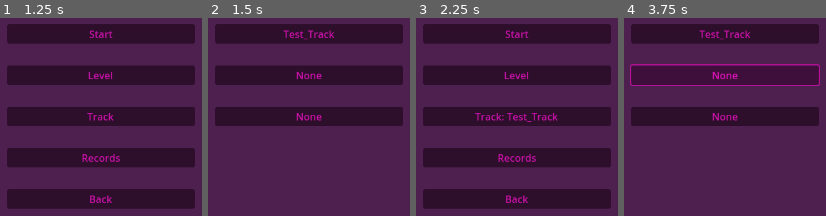
Above: before the commit, frames 1-4 (left to right).
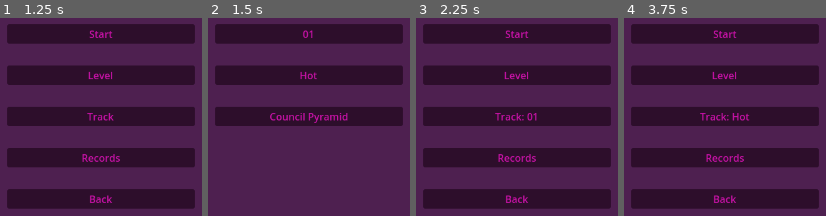
Above: after the commit, the same moments.

Repository: gostok/GDGY-1.0-
Game: Godot game, scene res://all_scenes/menu_scenes/main_menu/main_menu.tscn
Two runs of this game, one before a commit and one after it. Both use one fixed random seed, a clock stepped at 60 frames per second and the inputs below.
Inputs (mouse positions are in pixels of both pictures, inside the frame that each line leads up to):
- Up to frame 1 (1.25 s): click "Play Menu" at 0.5 s
- Up to frame 2 (1.5 s): click "Track" at 1.25 s
- Up to frame 3 (2.25 s): click "Test_Track" (after the commit: "01") at 2 s
- Up to frame 4 (3.75 s): click "Track: Test_Track" (after the commit: "Track: 01") at 2.75 s; click (725, 75) at 3.5 s, where only the run before the commit has a clickable "None"

Frame 1 is identical in both runs. In frame 2, 1.7% of the frame differs, in the area x 30-70%, y 6-54%; in frame 3, 0.9%; in frame 4, 21%, in the area x 2-98%, y 6-97%.
Error in both runs: Invalid type in function '_show_tracks_for_level' in base 'CanvasLayer (track_menu.gd)'. Cannot convert argument 1 from Nil to String. (res://all_scenes/menu_s…

Commit message:
new track - 'Council_Pyramid'

Diff:
--- /dev/null
+++ b/all_scenes/levels/light_lvl/council_pyramid/council_pyramid.tscn
@@ -0,0 +1,40 @@
+[gd_scene load_steps=3 format=3 uid="uid://dixbpkr8dfnd3"]
+
+[ext_resource type="Script" path="res://all_scenes/levels/light_lvl/council_pyramid/council_pyramid.gd" id="1_7bntn"]
+[ext_resource type="PackedScene" uid="uid://ci8trx1sym8te" path="res://bike/scripts/biker.tscn" id="2_7vqfd"]
+
+[node name="Council_Pyramid" type="Node2D"]
+script = ExtResource("1_7bntn")
+
+[node name="StaticBody2D" type="StaticBody2D" parent="."]
+collision_mask = 11
+
+[node name="Line2D" type="Line2D" parent="StaticBody2D"]
+points = PackedVector2Array(13.4339, 588.112, 73.8419, 588.584, 146.048, 588.584, 206.928, 587.168, 259.785, 566.875, 315.002, 547.526, 360.308, 522.985, 397.591, 494.197, 435.818, 473.432, 460.358, 448.419, 508.811, 416.327, 560.724, 372.437, 591.4, 342.233, 629.155, 324.299, 656.055, 283.713, 685.787, 252.565, 712.216, 280.881, 739.116, 318.636, 777.5, 330, 833.5, 369, 872, 421.5, 890.5, 438, 920.333, 451.5, 968.333, 472, 1011.33, 497, 1060.33, 511.5, 1113.83, 520.5, 1156.33, 521.5, 1193.92, 530.482, 1248.27, 531.373)
+width = 1.0
+default_color = Color(0, 1, 0.501961, 1)
+
+[node name="collision" type="CollisionPolygon2D" parent="StaticBody2D"]
+build_mode = 1
+
+[node name="UpperLine2D" type="Line2D" parent="."]
+width = 1.0
+default_color = Color(0, 1, 0.501961, 1)
+
+[node name="Biker" parent="." instance=ExtResource("2_7vqfd")]
+position = Vector2(127.193, 515.959)
+
+[node name="Label2" type="Label" parent="."]
+self_modulate = Color(0.313726, 0.2, 0.858824, 1)
+offset_left = 651.488
+offset_top = 277.227
+offset_right = 789.488
+offset_bottom = 404.227
+scale = Vector2(0.5, 0.5)
+theme_override_colors/font_shadow_color = Color(0, 0, 0, 1)
+text = "Мы
+как будто живем
+в комнате,
+где на стене
+висит плакат."
+horizontal_alignment = 1
--- /dev/null
+++ b/all_scenes/levels/light_lvl/hot_lvl/hot_level.gd
@@ -0,0 +1 @@
+extends BaseScenes_line
--- a/all_scenes/levels/hot_lvl/hot_level.tscn
+++ b/all_scenes/levels/light_lvl/hot_lvl/hot_level.tscn
@@ -1,6 +1,6 @@
 [gd_scene load_steps=3 format=3 uid="uid://dctsuqdwcbwtp"]
 
-[ext_resource type="Script" path="res://all_scenes/levels/hot_lvl/hot_level.gd" id="1_8ni4v"]
+[ext_resource type="Script" path="res://all_scenes/levels/light_lvl/hot_lvl/hot_level.gd" id="1_8ni4v"]
 [ext_resource type="PackedScene" uid="uid://ci8trx1sym8te" path="res://bike/scripts/biker.tscn" id="2_sagni"]
 
 [node name="hot_level" type="Node2D"]
--- a/all_scenes/test_scene/test_scene.tscn
+++ b/all_scenes/levels/light_lvl/test_scene/test_scene.tscn
@@ -1,7 +1,7 @@
 [gd_scene load_steps=3 format=3 uid="uid://duyjqxp4t2gpt"]
 
 [ext_resource type="PackedScene" uid="uid://ci8trx1sym8te" path="res://bike/scripts/biker.tscn" id="1_sxux5"]
-[ext_resource type="Script" path="res://all_scenes/test_scene/test_scene.gd" id="1_xh2or"]
+[ext_resource type="Script" path="res://all_scenes/levels/light_lvl/test_scene/test_scene.gd" id="1_xh2or"]
 
 [node name="Test_scene" type="Node2D"]
 script = ExtResource("1_xh2or")
--- a/all_scenes/menu_scenes/play_menu/play_menu.gd
+++ b/all_scenes/menu_scenes/play_menu/play_menu.gd
@@ -30,5 +30,9 @@
 
 	if selected_track:
 		match  selected_track:
-			"Test_Track":
-				get_tree().change_scene_to_file("res://all_scenes/test_scene/test_scene.tscn")
+			"01":
+				get_tree().change_scene_to_file("res://all_scenes/levels/light_lvl/test_scene/test_scene.tscn")
+			"Hot":
+				get_tree().change_scene_to_file("res://all_scenes/levels/light_lvl/hot_lvl/hot_level.tscn")
+			"Council_Pyramid":
+				get_tree().change_scene_to_file("res://all_scenes/levels/light_lvl/council_pyramid/council_pyramid.tscn")
--- a/all_scenes/menu_scenes/play_menu/track_menu/track_menu.gd
+++ b/all_scenes/menu_scenes/play_menu/track_menu/track_menu.gd
@@ -25,11 +25,19 @@
 			heavy_tracks.visible = true
 
 
-func _on_test_track_pressed() -> void:
-	_save_selected_track("Test_Track")
-
-
 func _save_selected_track(track_name: String):
 	get_tree().get_root().set_meta("selected_track", track_name)
 
 	get_tree().change_scene_to_file("res://all_scenes/menu_scenes/play_menu/play_menu.tscn")
+
+
+func _on_test_track_pressed() -> void:
+	_save_selected_track("01")
+
+
+func _on_hot_pressed() -> void:
+	_save_selected_track("Hot")
+
+
+func _on_council_pyramid_pressed() -> void:
+	_save_selected_track("Council_Pyramid")
--- a/all_scenes/menu_scenes/play_menu/track_menu/track_menu.tscn
+++ b/all_scenes/menu_scenes/play_menu/track_menu/track_menu.tscn
@@ -23,20 +23,20 @@
 layout_mode = 2
 theme_override_constants/separation = 35
 
-[node name="Test_Track" type="Button" parent="mc_light/VBoxContainer"]
+[node name="01" type="Button" parent="mc_light/VBoxContainer"]
 self_modulate = Color(0.898039, 0.0823529, 0.74902, 1)
 layout_mode = 2
-text = "Test_Track"
+text = "01"
 
-[node name="Test_2_Track" type="Button" parent="mc_light/VBoxContainer"]
+[node name="Hot" type="Button" parent="mc_light/VBoxContainer"]
 self_modulate = Color(0.898039, 0.0823529, 0.74902, 1)
 layout_mode = 2
-text = "None"
+text = "Hot"
 
-[node name="Test_3_Track" type="Button" parent="mc_light/VBoxContainer"]
+[node name="Council_Pyramid" type="Button" parent="mc_light/VBoxContainer"]
 self_modulate = Color(0.898039, 0.0823529, 0.74902, 1)
 layout_mode = 2
-text = "None"
+text = "Council Pyramid"
 
 [node name="mc_medium" type="MarginContainer" parent="."]
 visible = false
@@ -96,4 +96,6 @@
 layout_mode = 2
 text = "None"
 
-[connection signal="pressed" from="mc_light/VBoxContainer/Test_Track" to="." method="_on_test_track_pressed"]
+[connection signal="pressed" from="mc_light/VBoxContainer/01" to="." method="_on_test_track_pressed"]
+[connection signal="pressed" from="mc_light/VBoxContainer/Hot" to="." method="_on_hot_pressed"]
+[connection signal="pressed" from="mc_light/VBoxContainer/Council_Pyramid" to="." method="_on_council_pyramid_pressed"]
--- a/bike/scripts/biker.gd
+++ b/bike/scripts/biker.gd
@@ -50,7 +50,7 @@
 
 
 	if Input.is_action_pressed("reset"):
-		get_tree().change_scene_to_file("res://all_scenes/test_scene/test_scene.tscn")
+		death_player()
 
 
 func handle_input(delta: float):
Renamed: all_scenes/levels/hot_lvl/hot_level.gd -> all_scenes/levels/light_lvl/council_pyramid/council_pyramid.gd
Renamed: all_scenes/test_scene/test_scene.gd -> all_scenes/levels/light_lvl/test_scene/test_scene.gd
Binary file removed: assets/0_120.png
Not shown, removed: assets/0_120.png.import
Binary file removed: assets/2_59.png
Not shown, removed: assets/2_59.png.import
Binary file removed: assets/bg/BG 2D.jpg
Not shown, removed: assets/bg/BG 2D.jpg.import
Binary file removed: assets/tile_track.png
Not shown, removed: assets/tile_track.png.import
Not shown, removed: all_scenes/levels/level_1/lev5574.tmp
Not shown, removed: all_scenes/levels/level_1/lev6A35.tmp
(and 5 more such lines)
